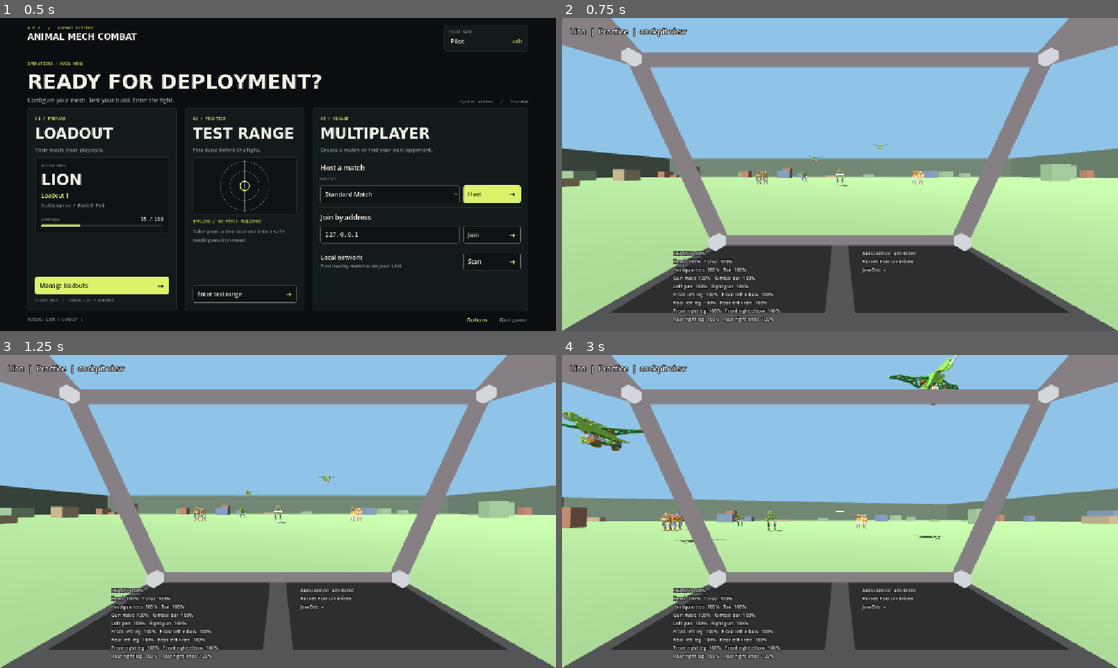
Above: before the commit, frames 1-4 (two rows, left to right).
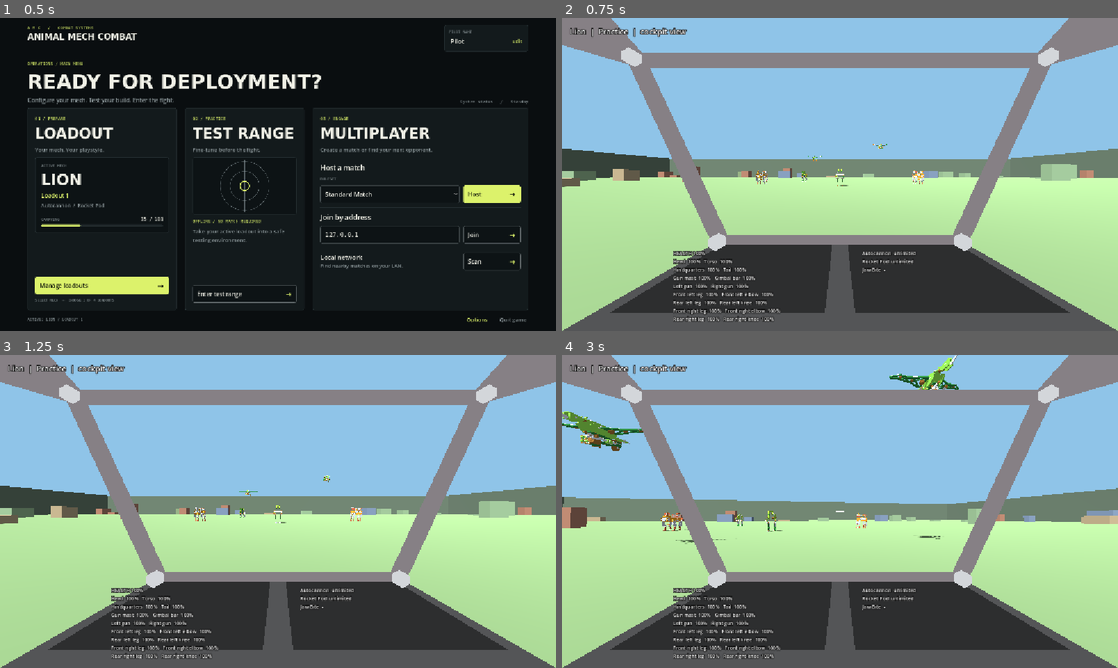
Above: after the commit, the same moments.

Repository: jacksonhcnz/animalmechcombatgame
Game: Godot game, scene res://scenes/main_menu.tscn
Two runs of this game, one before a commit and one after it. Both use one fixed random seed, a clock stepped at 60 frames per second and the inputs below.
Inputs (mouse positions are in pixels of both pictures, inside the frame that each line leads up to):
- Up to frame 1 (0.5 s): no input
- Up to frame 2 (0.75 s): click "Enter test range" at 0.5 s
- Up to frame 3 (1.25 s): no input
- Up to frame 4 (3 s): tap Enter at 1.25 s; move the mouse to (962, 495) at 1.27 s; hold E (strafe_right) 1.28-2.03 s; tap Space (ascend) at 1.35 s; click (962, 495) at 1.42 s; move the mouse to (812, 511) at 2.02 s; hold W (move_forward) from 2.03 s (still down); tap Z (center_aim) at 2.1 s; move the mouse to (851, 505) at 2.77 s; hold B (fire_bomb) from 2.78 s (still down)

Frame 1 is identical in both runs. In frame 2, 2.0% of the frame differs, in the area x 0-100%, y 0-100%; in frame 3, 2.0%; in frame 4, 2.5%.

Commit message:
Default graphics quality to Medium and make High 2x MSAA
The new settings applied 4x MSAA by default, which the game never used before and which can make the test range laggy.

Co-Authored-By: Claude Sonnet 5.5 <noreply@anthropic.com>
Claude-Session: https://claude.ai/code/session_016ZAQzFNjMzKqDtLtG2bAjQ

Diff:
--- a/scripts/core/settings.gd
+++ b/scripts/core/settings.gd
@@ -17,7 +17,7 @@
 const AUDIO_BUSES := {"master_volume": "Master", "music_volume": "Music", "effects_volume": "Effects", "voice_volume": "Voice"}
 
 const DEFAULTS := {
-	"display_mode": "windowed", "resolution": "1152x648", "quality": "high", "fps_limit": 144,
+	"display_mode": "windowed", "resolution": "1152x648", "quality": "medium", "fps_limit": 144,
 	"vsync": false, "motion_blur": false,
 	"mouse_sens": 1.0, "invert_y": false, "bindings": {},
 	"master_volume": 0.8, "music_volume": 0.4, "effects_volume": 0.9, "voice_volume": 0.75,
@@ -210,10 +210,10 @@
 			root.msaa_3d = Viewport.MSAA_DISABLED
 			root.scaling_3d_scale = 0.75
 		"medium":
-			root.msaa_3d = Viewport.MSAA_2X
+			root.msaa_3d = Viewport.MSAA_DISABLED
 			root.scaling_3d_scale = 1.0
 		_:
-			root.msaa_3d = Viewport.MSAA_4X
+			root.msaa_3d = Viewport.MSAA_2X
 			root.scaling_3d_scale = 1.0
 
 
--- a/tests/settings_test.gd
+++ b/tests/settings_test.gd
@@ -45,7 +45,7 @@
 	Settings.reload()
 	_check(Settings.get_value("resolution") == "1152x648", "unknown resolution falls back")
 	_check(Settings.get_value("mouse_sens") == 3.0, "sensitivity is clamped")
-	_check(Settings.get_value("quality") == "high", "unknown quality falls back")
+	_check(Settings.get_value("quality") == "medium", "unknown quality falls back")
 	_check(Settings.get_value("master_volume") == 1.0, "volume is clamped")
 
 	# Key bindings reach the input map.
